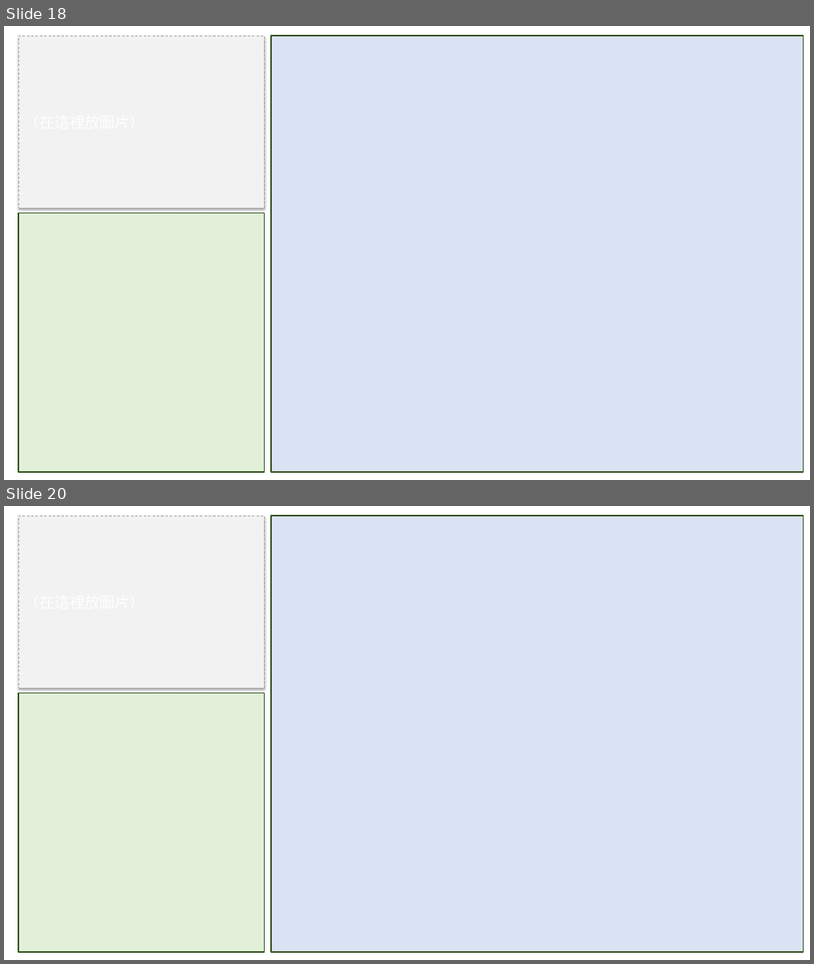
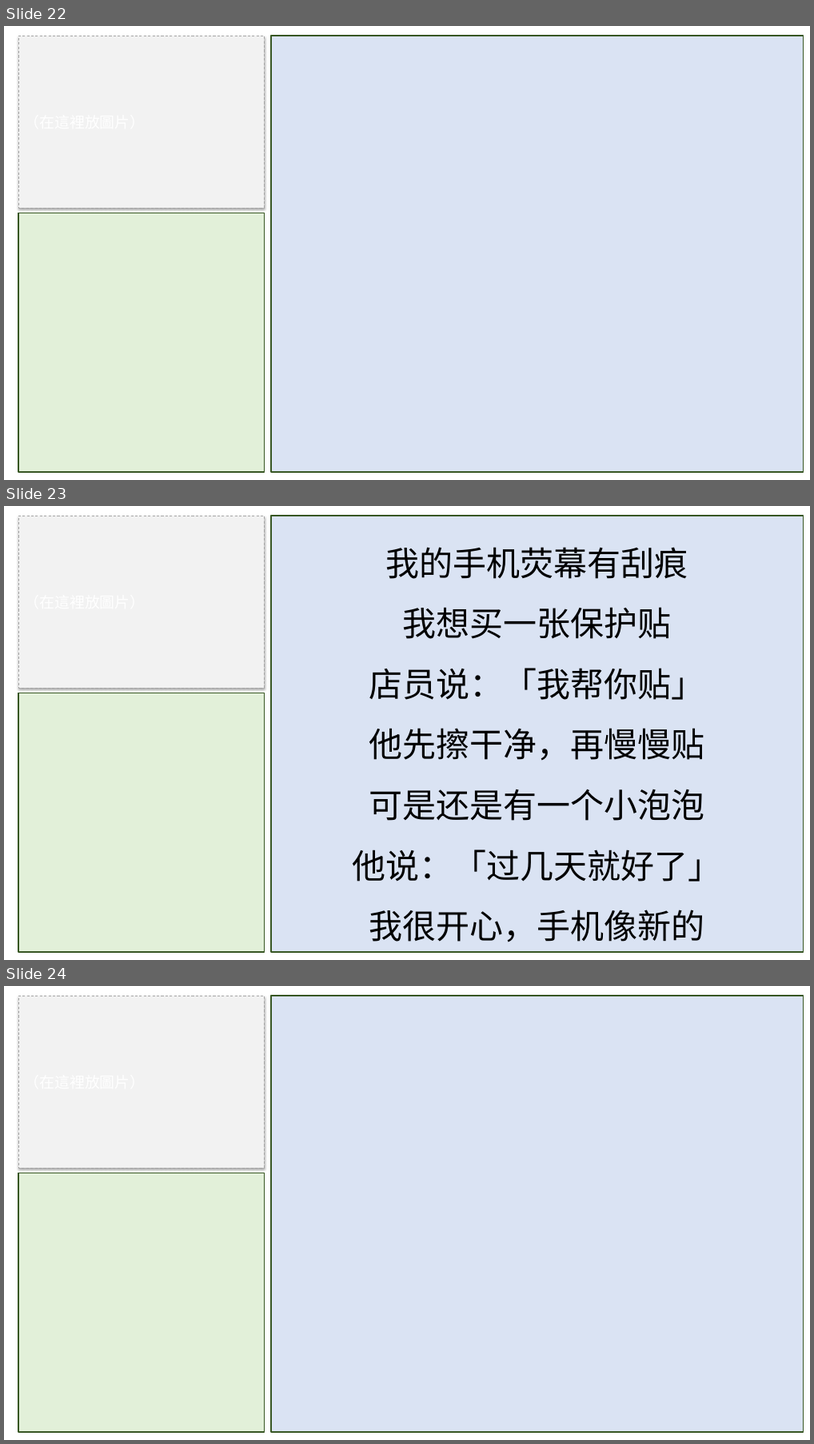
Before and after one commit to wangchiapin/lesson-decks, a slide deck: merged/A2_all.pptx. Shown one above the other, each under a label of ours: slides 18 and 20 before the commit, slides 22, 23 and 24 after it; the slides between them are not shown. The pictures are 814x964 and 814x1444 pixels, drawn with LibreOffice and Linux fonts; fonts in the diff are those of the drawing. Boxes give left, top, right and bottom in pixels: in the first picture for what was removed or moved away, otherwise in the second. Text is boxed around its words. In the diff, an @@ line names an element or a change of style, - is before the commit and + after.

```diff
--- a/merged/A2_all.pptx
+++ b/merged/A2_all.pptx
@@ slide 23 added at bbox=[4, 506, 810, 960], background #FFFFFF @@
@@ rectangle added at bbox=[18, 516, 265, 688], fill #F2F2F2, outline #A6A6A6 0.75 pt dashed @@
@@ rectangle added at bbox=[270, 516, 804, 952], fill #DAE3F3, outline #375623 1.5 pt, 40 pt, text #000000 @@
+我的手机荧幕有刮痕
+我想买一张保护贴
+店员说：「我帮你贴」
+他先擦干净，再慢慢贴
+可是还是有一个小泡泡
+他说：「过几天就好了」
+我很开心，手机像新的
@@ rectangle added at bbox=[18, 693, 265, 952], fill #E2F0D9, outline #375623 1.5 pt @@
@@ what was slide 18 is now slide 22 @@
@@ what was slide 20 is now slide 24 @@
```
Also in this commit, not shown: 43 other slides added, 23 other files.
